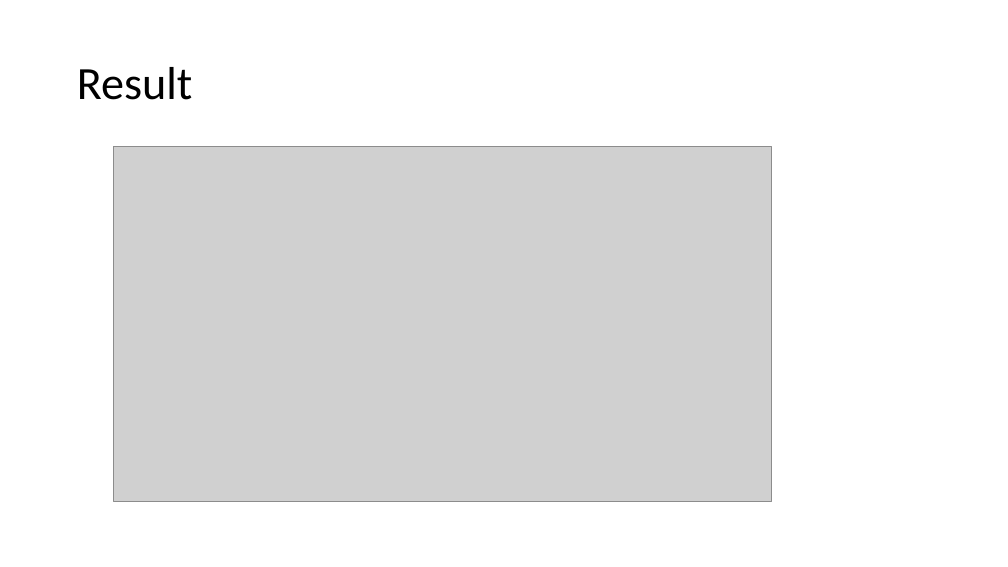
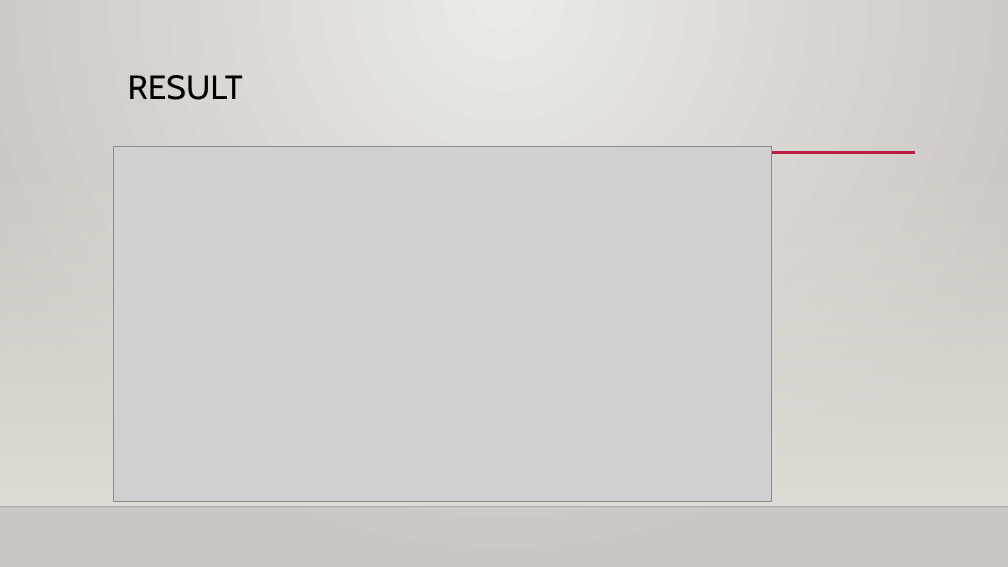
Before and after one commit to szwzy/ADSCapstone, a slide deck: slide 5 of London Analysis for Airbnb.pptx. Drawn at 1008x567 pixels with LibreOffice and Linux fonts; fonts in the diff are those of the drawing; grey boxes stand for pictures; background and template pictures are left out. Boxes give left, top, right and bottom in pixels: in the first picture for what was removed or moved away, otherwise in the second. Text is boxed around its words. In the diff, an @@ line names an element or a change of style, - is before the commit and + after.

```diff
--- a/London Analysis for Airbnb.pptx
+++ b/London Analysis for Airbnb.pptx
@@ background #FFFFFF to gradient #ECEAE7 to #CAC7C1 @@
@@ title "RESULT" at box(128, 75, 243, 100): vertical alignment middle to top @@
@@ title at box(128, 75, 243, 100): text changed; size 44 to 32 pt; font Calibri to Cabin @@
-Result
+RESULT
@@ rectangle added at box(0, 167, 1008, 507), fill gradient #DFDBD5 @@
@@ line added from (120, 153) to (915, 153), #B71E42 2.5 pt @@
@@ line added from (0, 507) to (1008, 507), #000001 1 pt @@
```
Also in this commit, not shown: 5 other slides changed.
